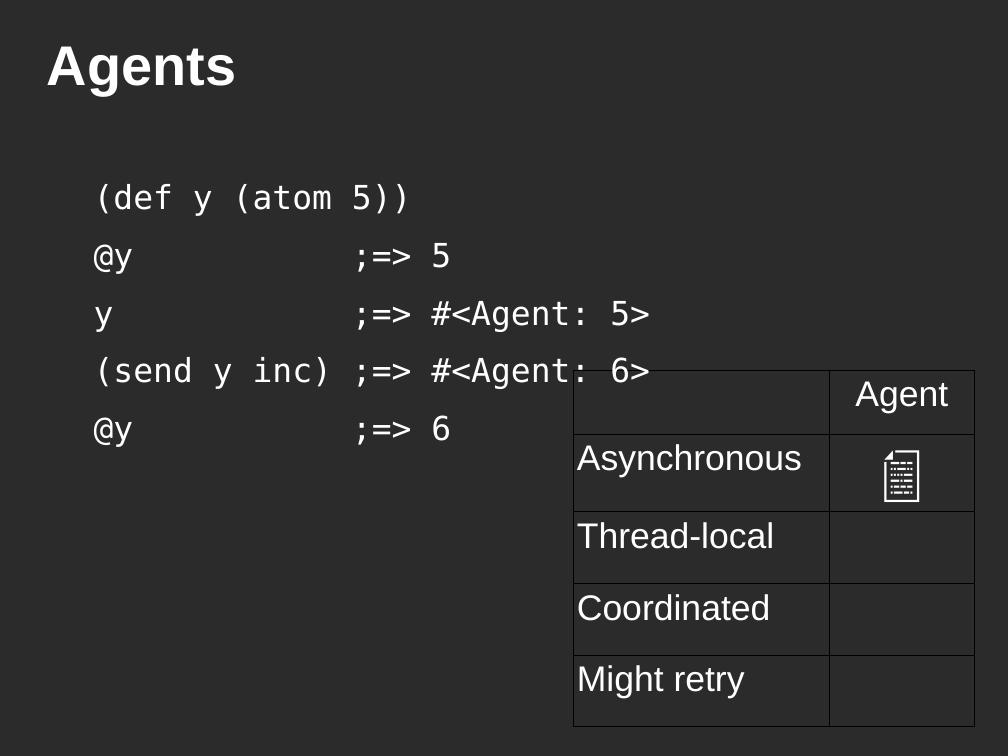
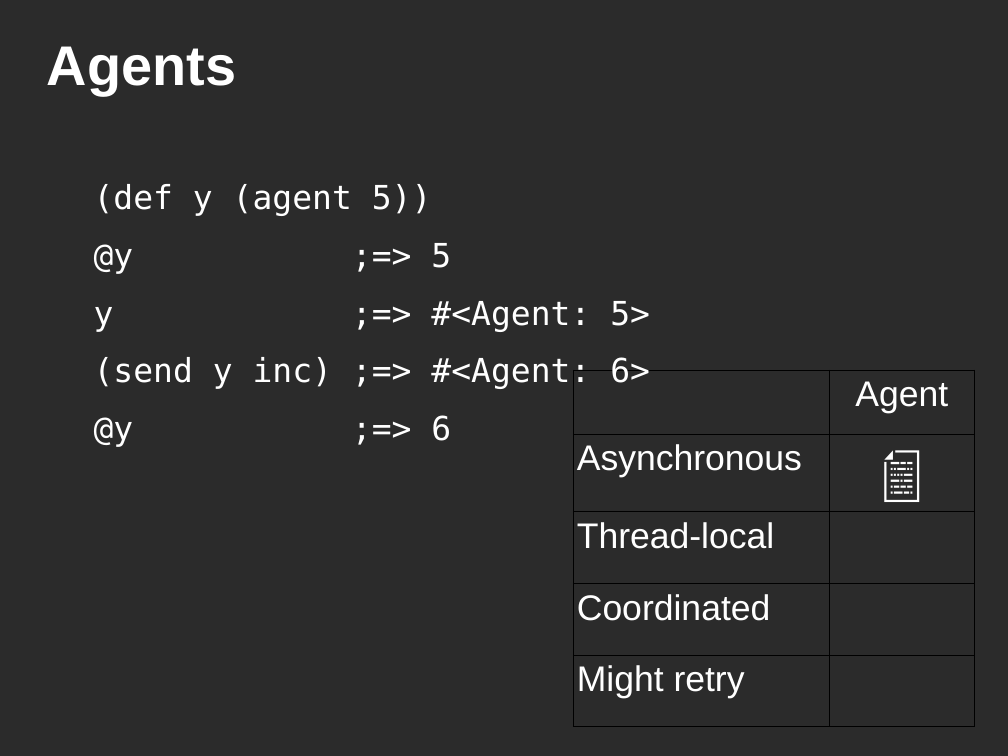
Before and after one commit to Chouser/clojure-talk-conc, a slide deck: slide 7 of slides.odp. Drawn at 1008x756 pixels with LibreOffice and Linux fonts; fonts in the diff are those of the drawing; background and template pictures are left out; a plain dark background stands for a picture behind light text. Boxes give left, top, right and bottom in pixels: in the first picture for what was removed or moved away, otherwise in the second. Text is boxed around its words. In the diff, an @@ line names an element or a change of style, - is before the commit and + after.

```diff
--- a/slides.odp
+++ b/slides.odp
@@ text at (x1=94, y1=184, x2=432, y2=216): text changed @@
-(def y (atom 5))
+(def y (agent 5))
```
Also in this commit, not shown: 2 slides added, 1 slide removed, 2 other files.
